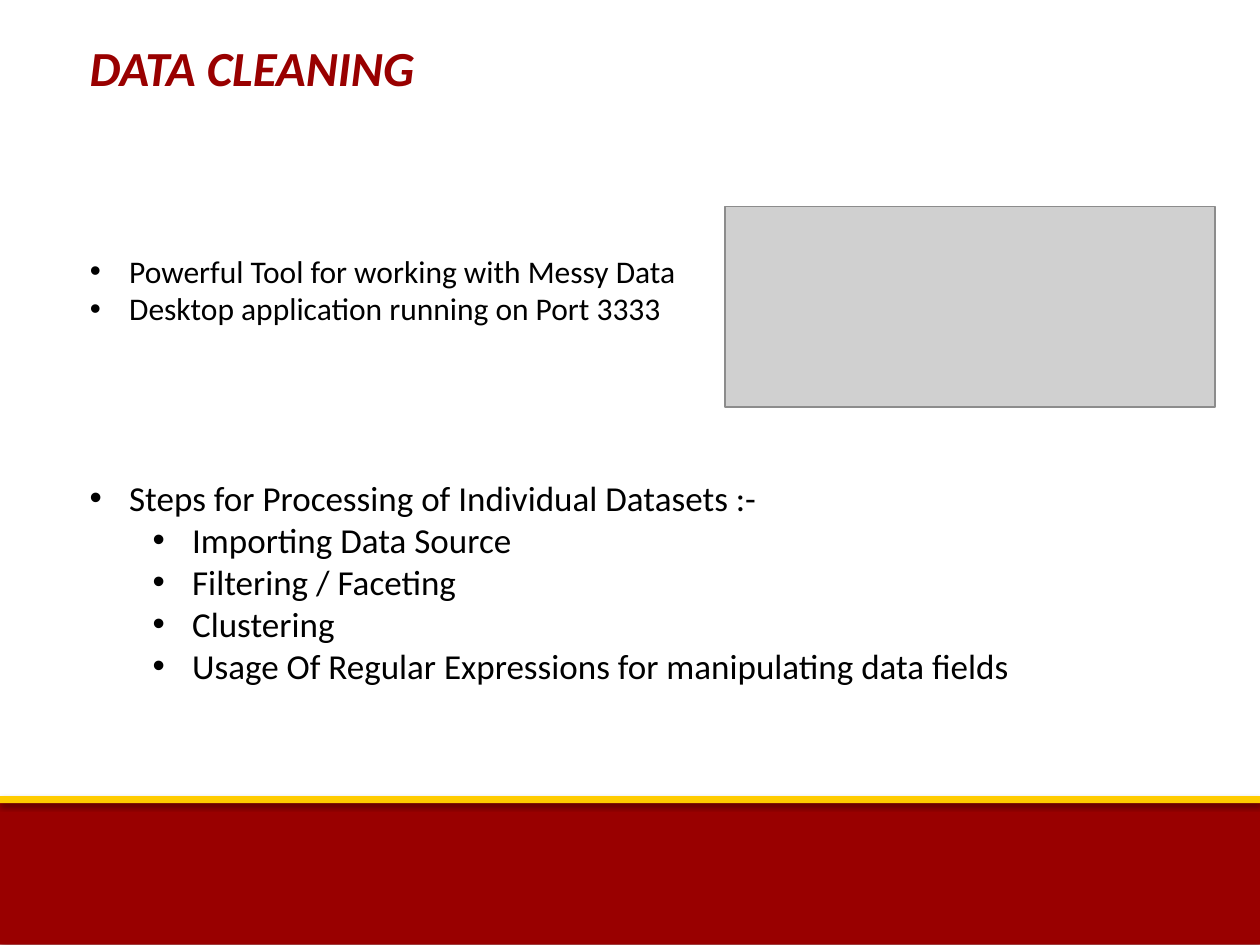
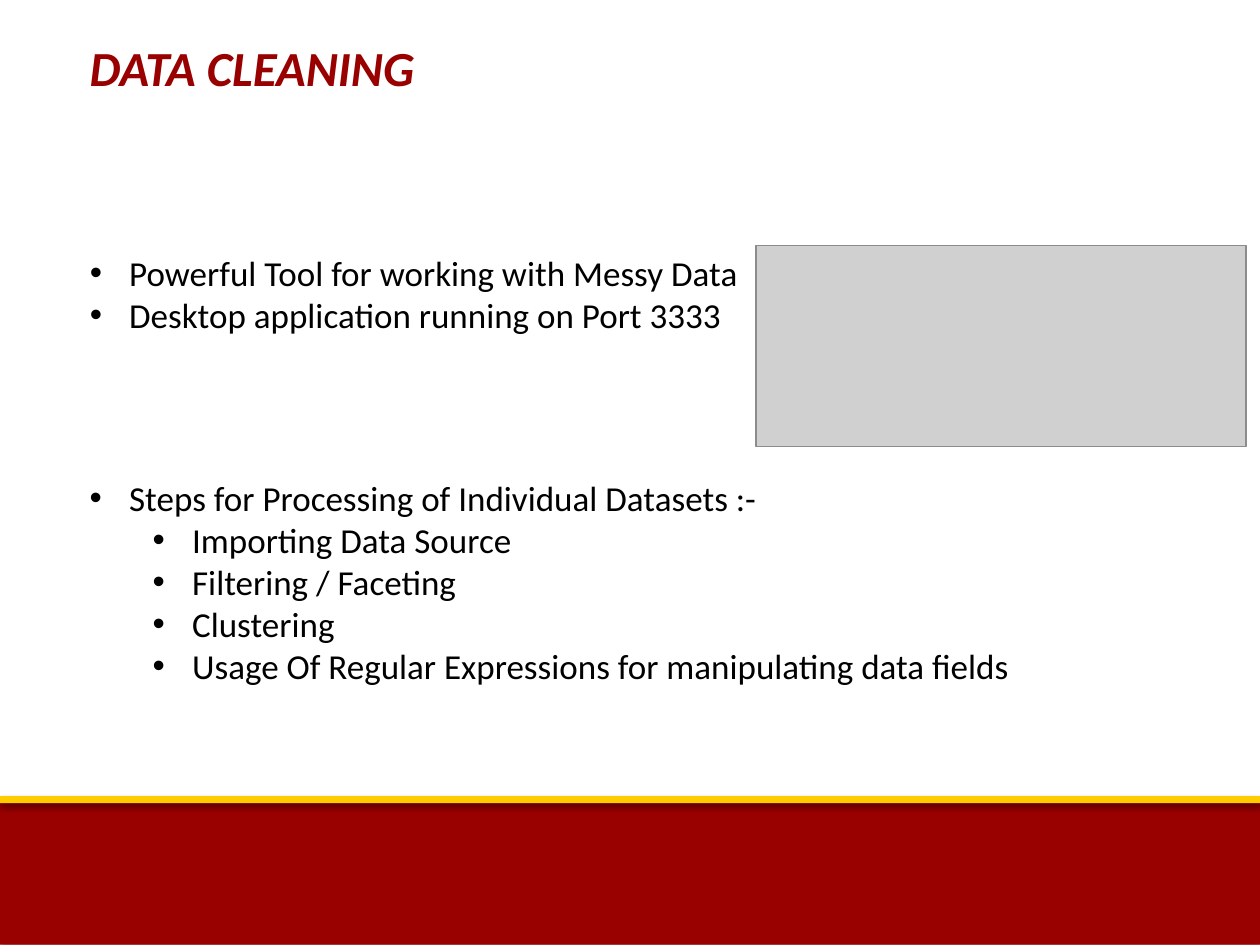
Before and after one commit to deepika087/CSCI-586-Group-2, a slide deck: slide 6 of DBIFinalProjectPresentation_20thNov2017.pptx (slide 7 before the commit). Drawn at 1260x945 pixels with LibreOffice and Linux fonts; fonts in the diff are those of the drawing; grey boxes stand for pictures; background and template pictures are left out. Boxes give left, top, right and bottom in pixels: in the first picture for what was removed or moved away, otherwise in the second. Text is boxed around its words. In the diff, an @@ line names an element or a change of style, - is before the commit and + after.

```diff
--- a/DBIFinalProjectPresentation_20thNov2017.pptx
+++ b/DBIFinalProjectPresentation_20thNov2017.pptx
@@ text "Powerful Tool for working with ..." at (129, 261, 737, 334): size 18 to 20 pt @@
@@ picture: place and size @@
-picture at (724, 207, 1215, 407)
+picture at (756, 246, 1246, 446)
```
Also in this commit, not shown: 7 other slides changed, 5 slides added, 2 slides removed.
